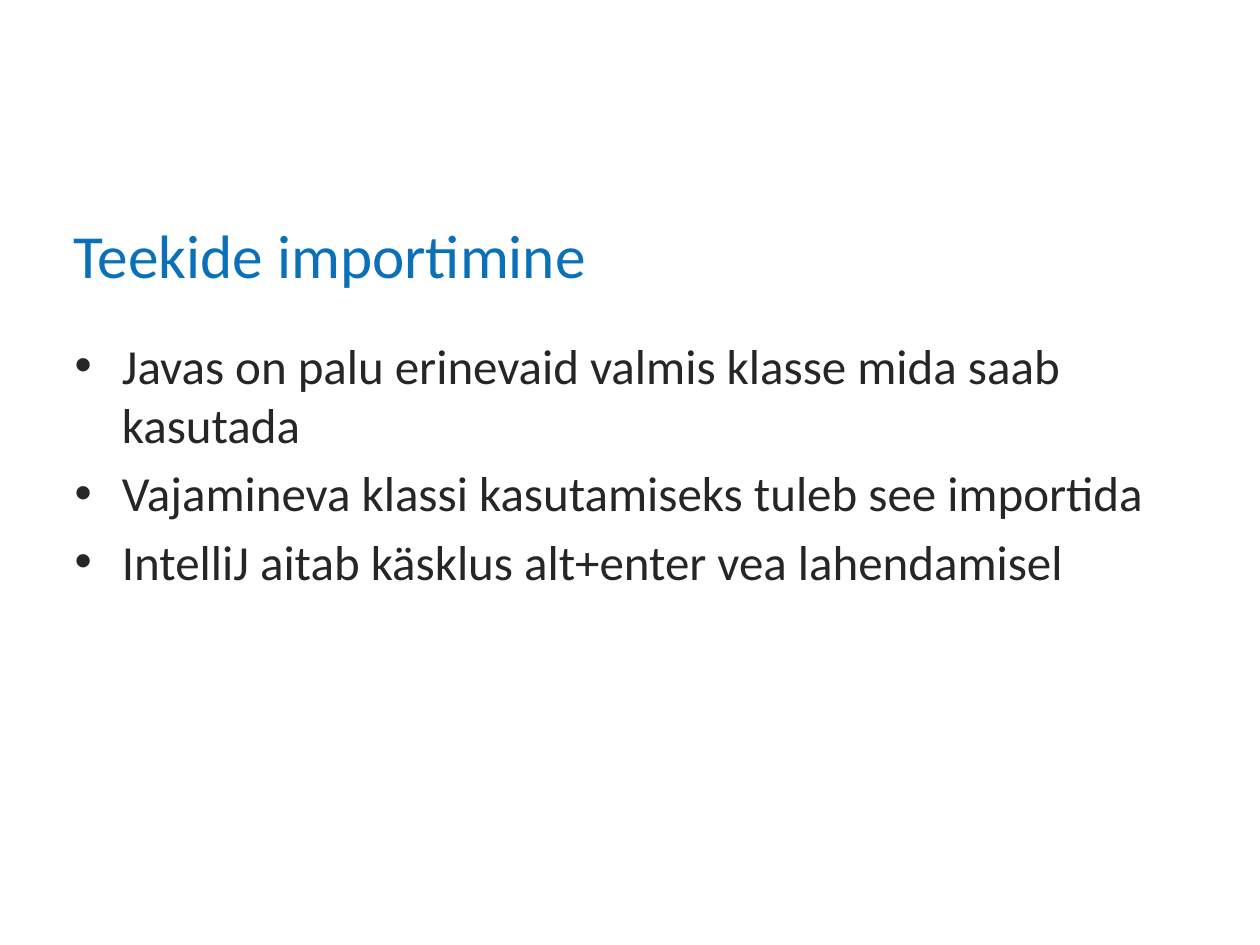
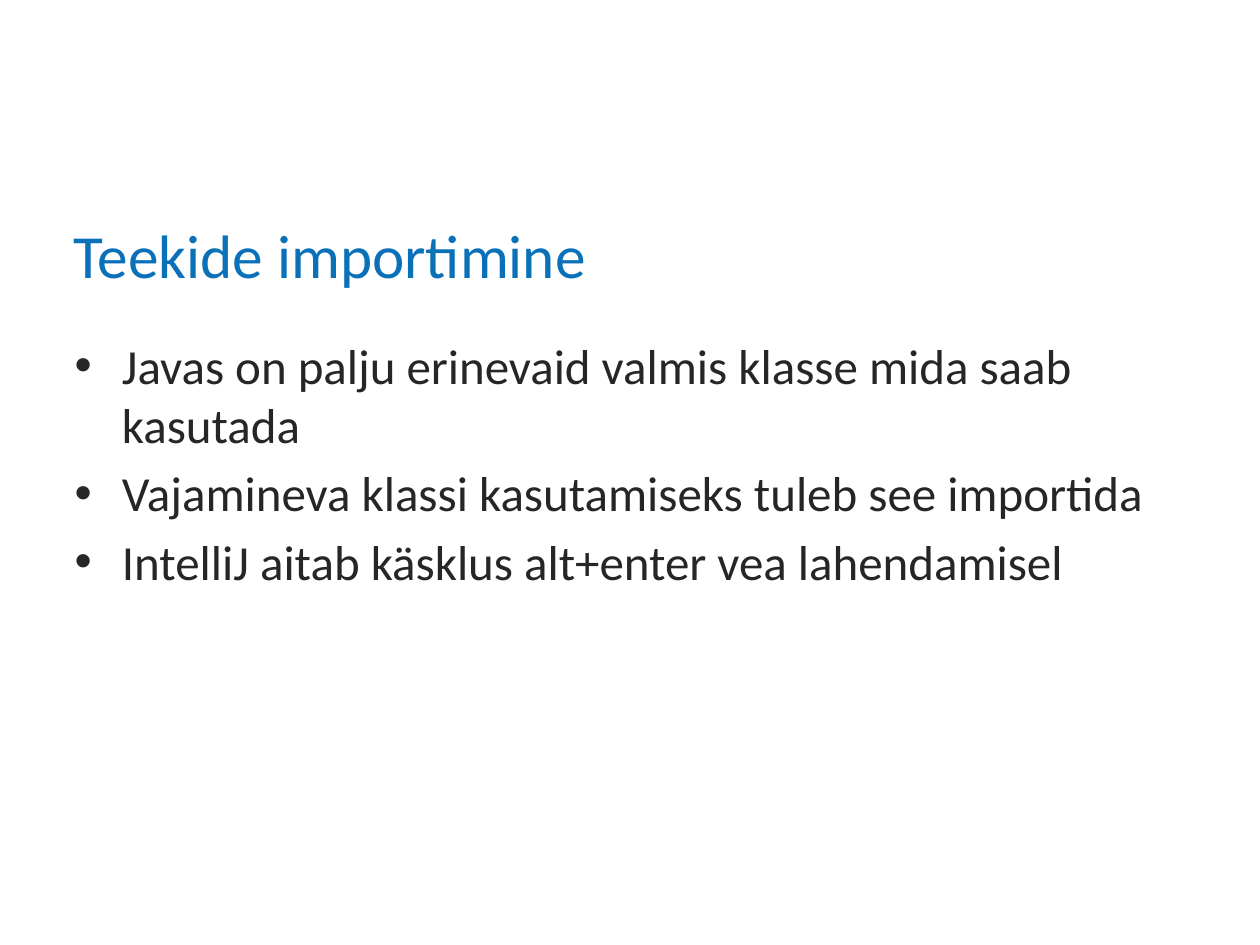
Before and after one commit to mitka0260/BCSlessons, a slide deck: slide 4 of src/main/java/ee/bcs/java/lectures/Loeng3 - alamfunktsioonid massiivid tsüklid .pptx. Drawn at 1260x945 pixels with LibreOffice and Linux fonts; fonts in the diff are those of the drawing; background and template pictures are left out. Boxes give left, top, right and bottom in pixels: in the first picture for what was removed or moved away, otherwise in the second. Text is boxed around its words. In the diff, an @@ line names an element or a change of style, - is before the commit and + after.

```diff
--- a/src/main/java/ee/bcs/java/lectures/Loeng3 - alamfunktsioonid massiivid tsüklid .pptx
+++ b/src/main/java/ee/bcs/java/lectures/Loeng3 - alamfunktsioonid massiivid tsüklid .pptx
@@ text at (122, 350, 1072, 444): text changed @@
-• Javas on palu erinevaid valmis klasse mida saab kasutada
+• Javas on palju erinevaid valmis klasse mida saab kasutada
```
Also in this commit, not shown: 1 other slide changed, 10 other files.
